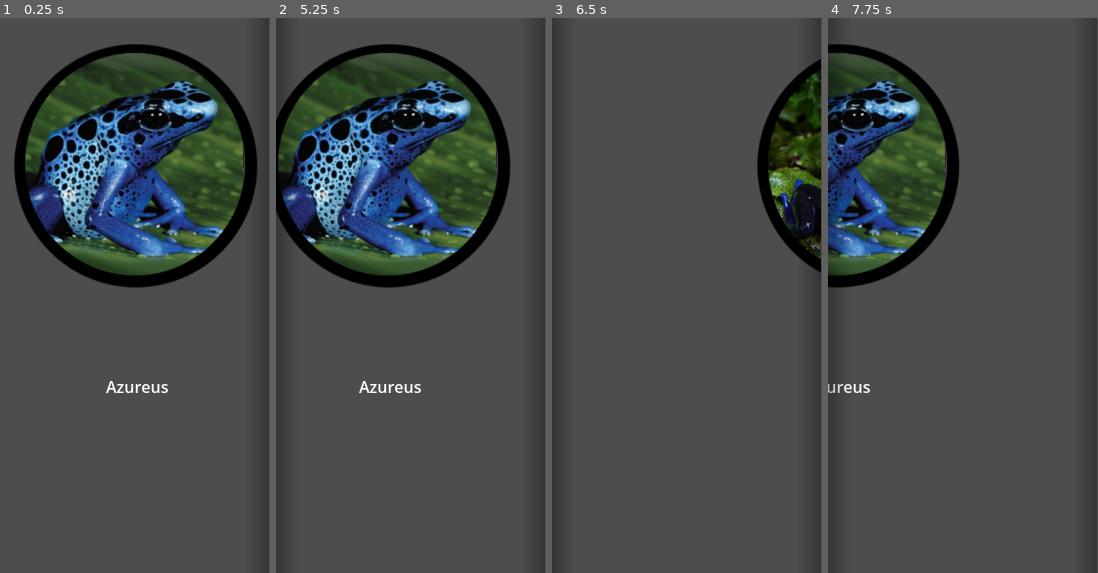
Above: before the commit, frames 1-4 (left to right).
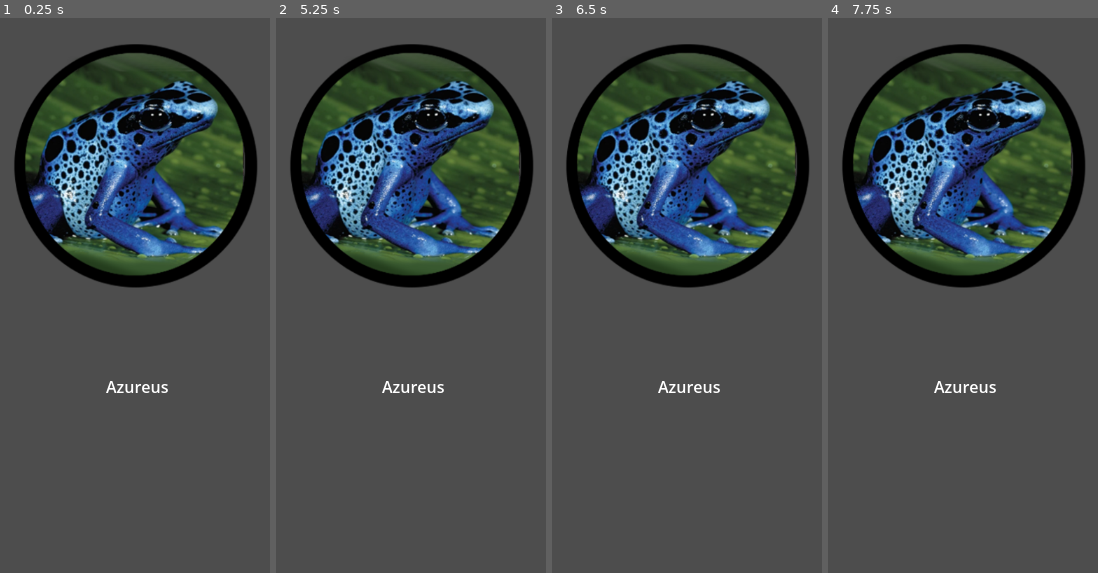
Above: after the commit, the same moments.

Repository: dbarkowsky/frog-demo
Game: Godot game, scene res://main.tscn
Two runs of this game, one before a commit and one after it. Both use one fixed random seed, a clock stepped at 60 frames per second and the inputs below.
Inputs (mouse positions are in pixels of both pictures, inside the frame that each line leads up to):
- Up to frame 1 (0.25 s): no input
- Up to frame 2 (5.25 s): click (411, 173) at 0.5 s; click (411, 173) at 1.25 s; click (411, 173) at 2 s; tap Enter at 2.75, 4.25 s; move the mouse to (470, 267) at 2.77 s; click (470, 267) at 2.92 s; tap Space at 3.5, 5 s; drag from (357, 323) to (397, 406) at 3.52 s; move the mouse to (438, 173) at 4.27 s; click (438, 173) at 4.42 s; drag from (397, 406) to (330, 212) at 5.02 s
- Up to frame 3 (6.5 s): move the mouse to (768, 378) at 5.77 s; click (768, 378) at 5.92 s
- Up to frame 4 (7.75 s): tap Enter at 6.5 s; drag from (882, 212) to (922, 156) at 6.52 s; move the mouse to (976, 295) at 7.27 s; click (976, 295) at 7.42 s

The runs differ from the first frame. In frame 2, 26% of the frame differs, in the area x 0-96%, y 4-68%; in frame 3, 33%; in frame 4, 35%.

Commit message:
working scroll on pages using tween

Diff:
--- /dev/null
+++ b/frog_pic.gd
@@ -0,0 +1,11 @@
+extends TextureButton
+
+
+# Called when the node enters the scene tree for the first time.
+func _ready() -> void:
+	pass # Replace with function body.
+
+
+# Called every frame. 'delta' is the elapsed time since the previous frame.
+func _process(delta: float) -> void:
+	pass
--- a/main.tscn
+++ b/main.tscn
@@ -14,11 +14,10 @@
 layout_mode = 0
 offset_right = 269.0
 offset_bottom = 559.0
-mouse_filter = 0
+mouse_filter = 2
 mouse_force_pass_scroll_events = false
 horizontal_scroll_mode = 3
 vertical_scroll_mode = 0
-scroll_hint_mode = 1
 
 [node name="HBoxContainer" type="HBoxContainer" parent="ScrollContainer" unique_id=76535227]
 custom_minimum_size = Vector2(900, 0)
--- /dev/null
+++ b/scripts/frog_button.gd
@@ -0,0 +1,16 @@
+extends TextureButton
+
+
+# Called when the node enters the scene tree for the first time.
+func _ready() -> void:
+	pass # Replace with function body.
+
+
+# Called every frame. 'delta' is the elapsed time since the previous frame.
+func _process(delta: float) -> void:
+	pass
+
+
+func _on_pressed() -> void:
+	sound.play()
+	pass # Replace with function body.
--- a/scripts/main.gd
+++ b/scripts/main.gd
@@ -4,6 +4,26 @@
 @onready var scroll: ScrollContainer = $ScrollContainer
 @onready var container: HBoxContainer = $ScrollContainer/HBoxContainer
 
+var swipe_start: Vector2 = Vector2.ZERO
+var minimum_drag: float = 100.0
+
+func _input(event: InputEvent) -> void:
+		if event is InputEventScreenTouch:
+			if event.pressed:
+				swipe_start = event.position
+			else:
+				var swipe_vector = event.position - swipe_start
+				if swipe_vector.length() >= minimum_drag:
+					if abs(swipe_vector.x) > abs(swipe_vector.y):
+						var tween = create_tween()
+						tween.set_trans(Tween.TRANS_QUAD)
+						tween.set_ease(Tween.EASE_OUT)
+						if swipe_vector.x > 0:
+							print("Swiped Right")
+							tween.tween_property(scroll, "scroll_horizontal", 0, 0.5)
+						else:
+							print("Swiped Left")
+							tween.tween_property(scroll, "scroll_horizontal", 450, 0.5)
 
 # Called when the node enters the scene tree for the first time.
 func _ready() -> void:
Not shown, added: frog_pic.gd.uid
Not shown, added: scripts/frog_button.gd.uid
